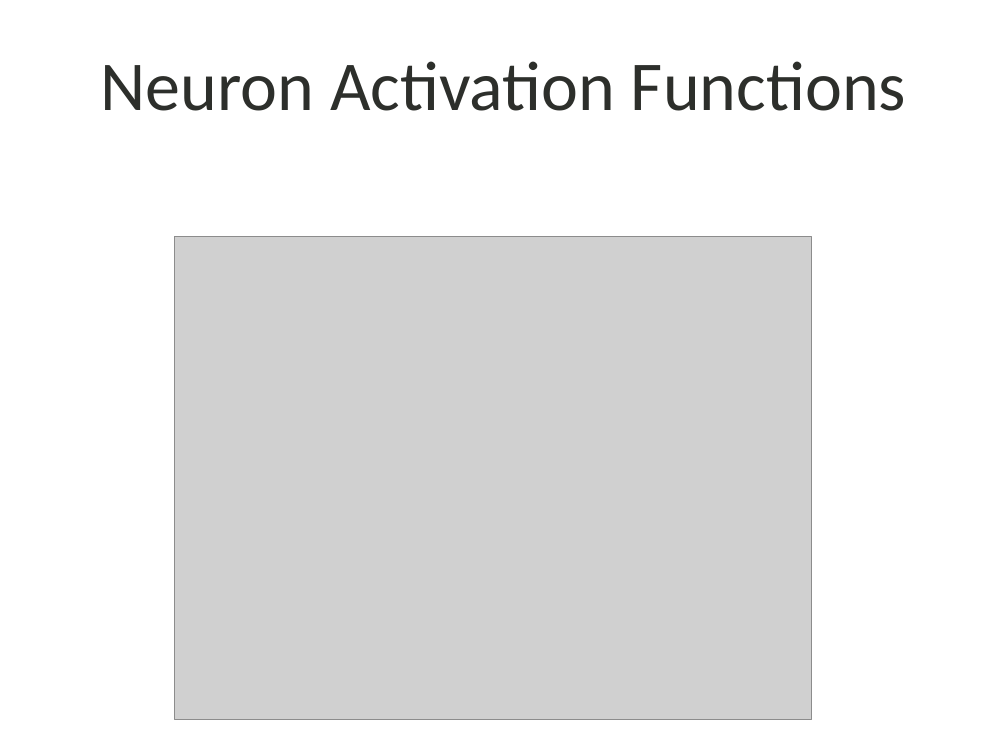
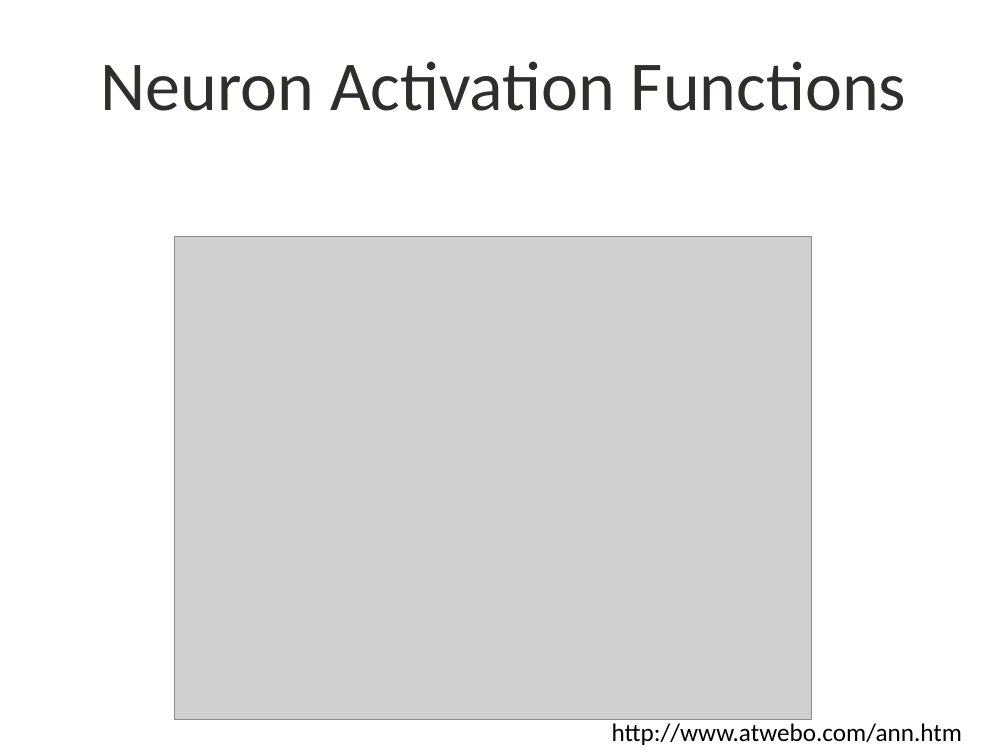
Before and after one commit to fizzyD/good_robot, a slide deck: slide 3 of src/WellBehavedRobot.pptx. Drawn at 1008x756 pixels with LibreOffice and Linux fonts; fonts in the diff are those of the drawing; grey boxes stand for pictures; background and template pictures are left out. Boxes give left, top, right and bottom in pixels: in the first picture for what was removed or moved away, otherwise in the second. Text is boxed around its words. In the diff, an @@ line names an element or a change of style, - is before the commit and + after.

```diff
--- a/src/WellBehavedRobot.pptx
+++ b/src/WellBehavedRobot.pptx
@@ text added at (612, 723, 962, 745), 18 pt, text #000000 @@
+http://www.atwebo.com/ann.htm
```
Also in this commit, not shown: 1 other slide changed, 3 slides added, 2 slides removed, 1 other file.
